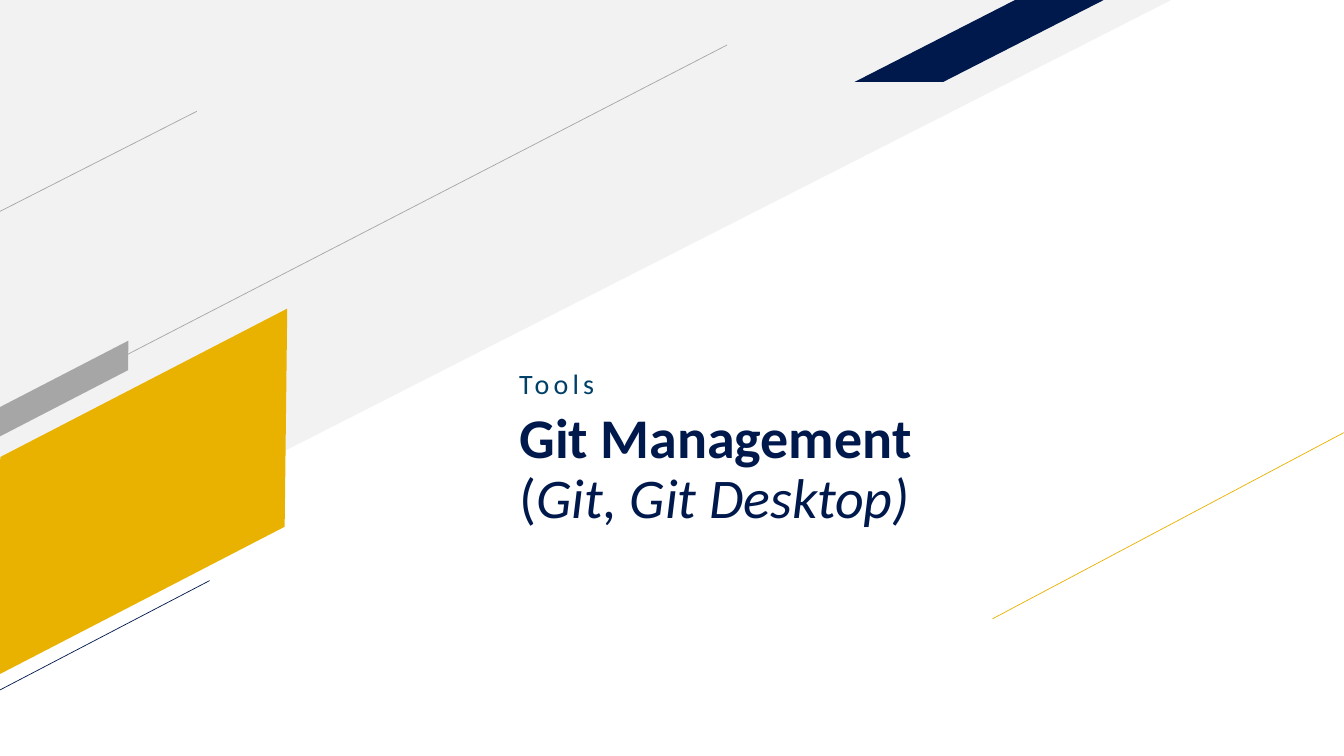
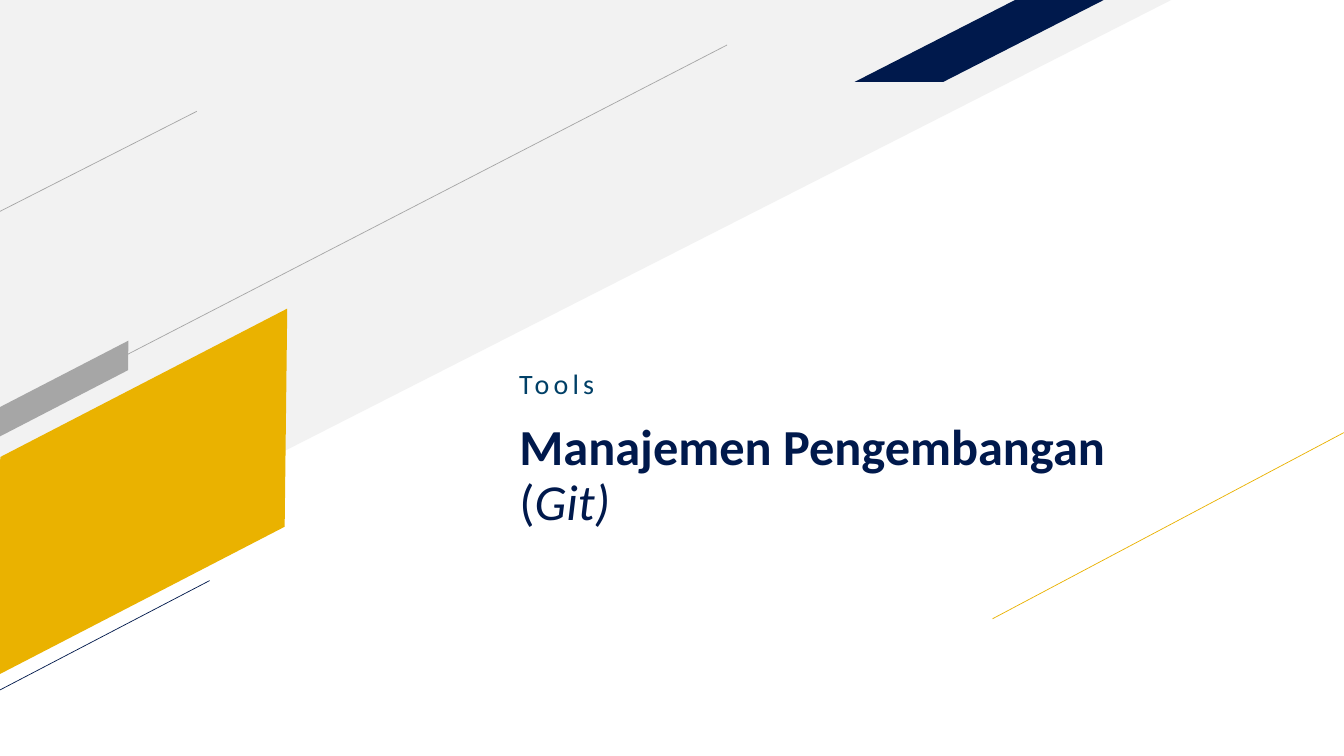
Before and after one commit to adityadees/Unsri-Mengajar-Laravel, a slide deck: slide 67 of Slide 1 - Introduction.pptx (slide 46 before the commit). Drawn at 1344x756 pixels with LibreOffice and Linux fonts; fonts in the diff are those of the drawing. Boxes give left, top, right and bottom in pixels: in the first picture for what was removed or moved away, otherwise in the second. Text is boxed around its words. In the diff, an @@ line names an element or a change of style, - is before the commit and + after.

```diff
--- a/Slide 1 - Introduction.pptx
+++ b/Slide 1 - Introduction.pptx
@@ title at (519,429,1105,527): text changed; size 40 to 36 pt; bold on; italic off @@
-Git Management
-(Git, Git Desktop)
+Manajemen Pengembangan
+(Git)
```
Also in this commit, not shown: 17 other slides changed, 23 slides added, 5 slides removed.
